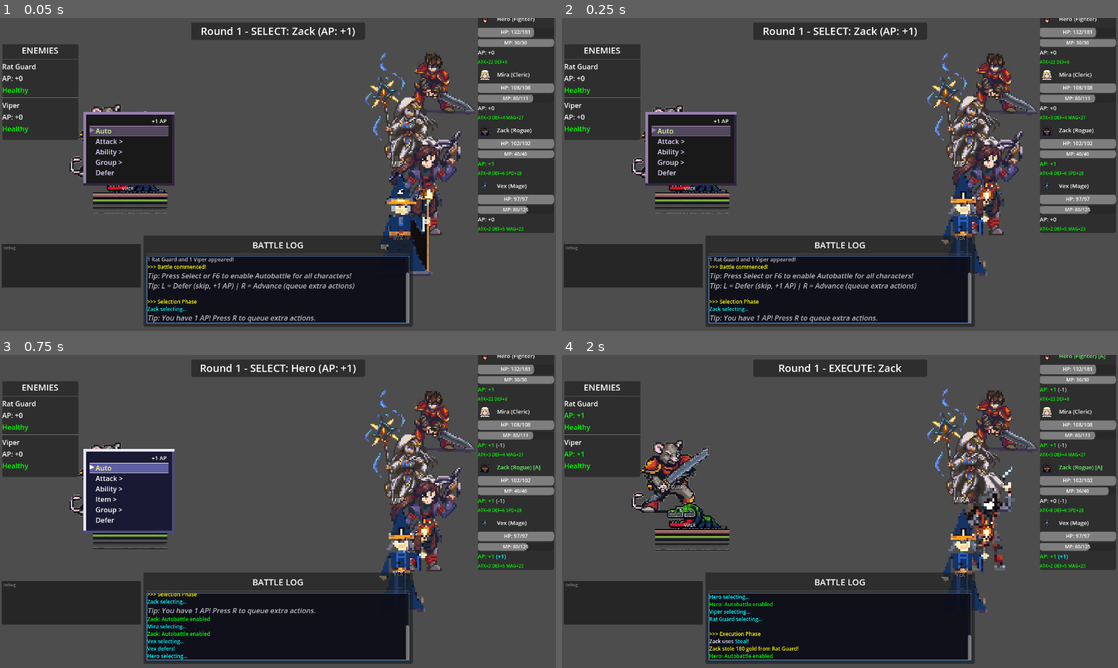
Above: before the commit, frames 1-4 (two rows, left to right).
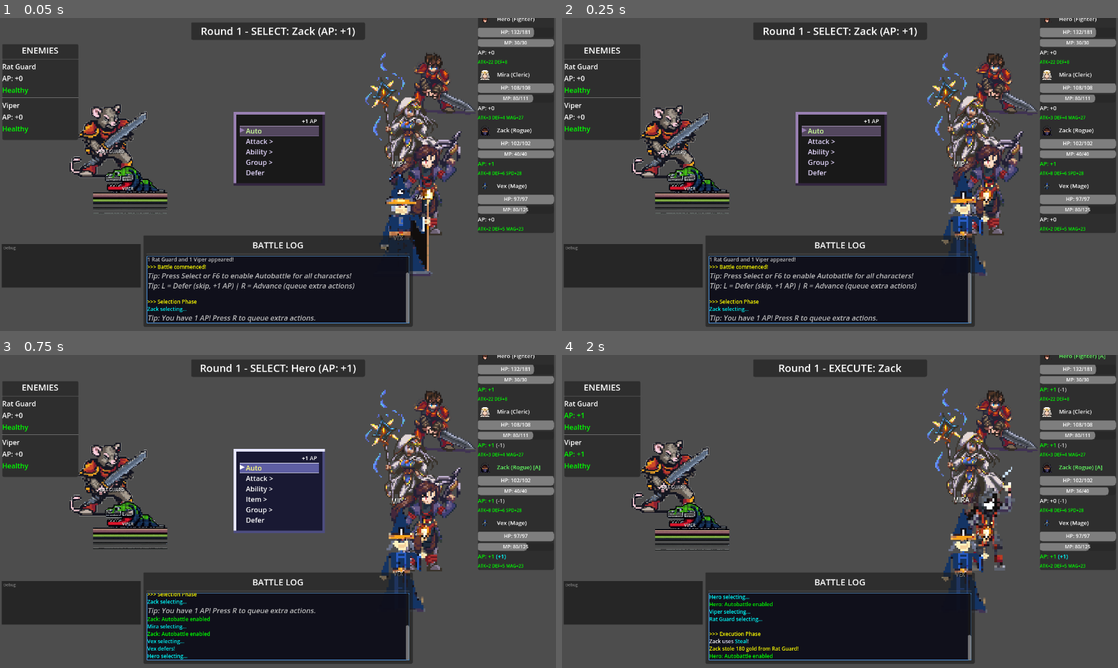
Above: after the commit, the same moments.

Repository: struktured-labs/cowardly-irregular
Game: Godot game, scene res://src/battle/BattleScene.tscn
Two runs of this game, one before a commit and one after it. Both use one fixed random seed, a clock stepped at 60 frames per second and the inputs below. This scene is started directly instead of the project's main scene.
Inputs (mouse positions are in pixels of both pictures, inside the frame that each line leads up to):
- Up to frame 1 (0.05 s): no input
- Up to frame 2 (0.25 s): no input
- Up to frame 3 (0.75 s): tap Enter at 0.5 s; move the mouse to (400, 495) at 0.52 s; hold Right (ui_right) from 0.53 s (still down); hold R (battle_advance) from 0.53 s (still down); click (400, 495) at 0.67 s
- Up to frame 4 (2 s): tap Z (ui_accept) at 0.77, 1.07 s; release Right (ui_right) at 1.25 s; release R (battle_advance) at 1.25 s; drag from (728, 527) to (812, 574) at 1.27 s

The runs differ from the first frame. In frame 1, 6.7% of the frame differs, in the area x 15-59%, y 30-54%; in frame 2, 6.6%; in frame 3, 8.3%, in the area x 15-59%, y 30-57%; in frame 4, nothing differs.

Commit message:
feat: center battle command menu + autogrind session history display
Move Win98 command menu to ~42% viewport width (centered, right-favored)
so it doesn't overlap party sprites. Add session history panel to
autogrind UI showing last 5 grind sessions with stats.

Co-Authored-By: Claude Opus 4.6 (1M context) <noreply@anthropic.com>

Diff:
--- a/src/battle/BattleCommandMenu.gd
+++ b/src/battle/BattleCommandMenu.gd
@@ -54,10 +54,10 @@
 	var canvas_transform = _scene.get_viewport().get_canvas_transform()
 	var screen_pos = canvas_transform * sprite.global_position
 
-	# Position menu on the left side of screen so no party sprites are obscured
-	# Party sprites are on the right (~600px+), enemies on the left (~200px+)
-	# Place menu at ~20% from left edge — visible but clear of all characters
-	var menu_x = clamp(viewport_size.x * 0.15, 10, viewport_size.x * 0.3)
+	# Position menu centered between enemies (left) and party (right)
+	# Party sprites are on the right (~65%+), enemies on the left (~20-35%)
+	# Place menu at ~42% from left — centered, slightly right-favored, clear of all characters
+	var menu_x = clamp(viewport_size.x * 0.42, 10, viewport_size.x * 0.55)
 	var menu_y = clamp(viewport_size.y * 0.3, 10, viewport_size.y - 120)
 	var menu_pos = Vector2(menu_x, menu_y)
 
--- a/src/ui/autogrind/AutogrindUI.gd
+++ b/src/ui/autogrind/AutogrindUI.gd
@@ -416,6 +416,38 @@
 			panel.add_child(row)
 			y += 24
 
+	# Session history (last 5 sessions)
+	var history = AutogrindSystem.get_session_history()
+	if history.size() > 0:
+		y += 4
+		var hist_label = Label.new()
+		hist_label.text = "RECENT SESSIONS"
+		hist_label.position = Vector2(8, y)
+		hist_label.add_theme_font_size_override("font_size", 10)
+		hist_label.add_theme_color_override("font_color", DISABLED_COLOR)
+		panel.add_child(hist_label)
+		y += 14
+
+		var show_count = min(history.size(), 5)
+		for i in range(show_count):
+			var entry = history[history.size() - show_count + i]
+			var dur_min = int(entry.get("duration_sec", 0)) / 60
+			var dur_sec = int(entry.get("duration_sec", 0)) % 60
+			var line_text = "#%d  %db  %dxp  %d:%02d  %s" % [
+				history.size() - show_count + i + 1,
+				entry.get("battles", 0),
+				entry.get("total_exp", 0),
+				dur_min, dur_sec,
+				entry.get("reason", "?"),
+			]
+			var line = Label.new()
+			line.text = line_text
+			line.position = Vector2(12, y)
+			line.add_theme_font_size_override("font_size", 9)
+			line.add_theme_color_override("font_color", Color(0.6, 0.6, 0.7))
+			panel.add_child(line)
+			y += 12
+
 	# Battle log
 	y += 8
 	var log_label = Label.new()
